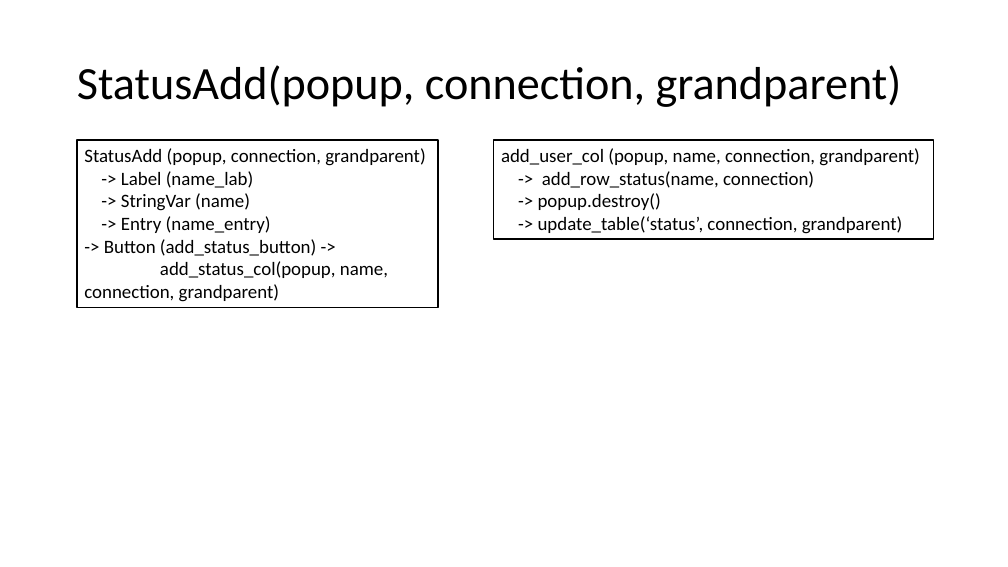
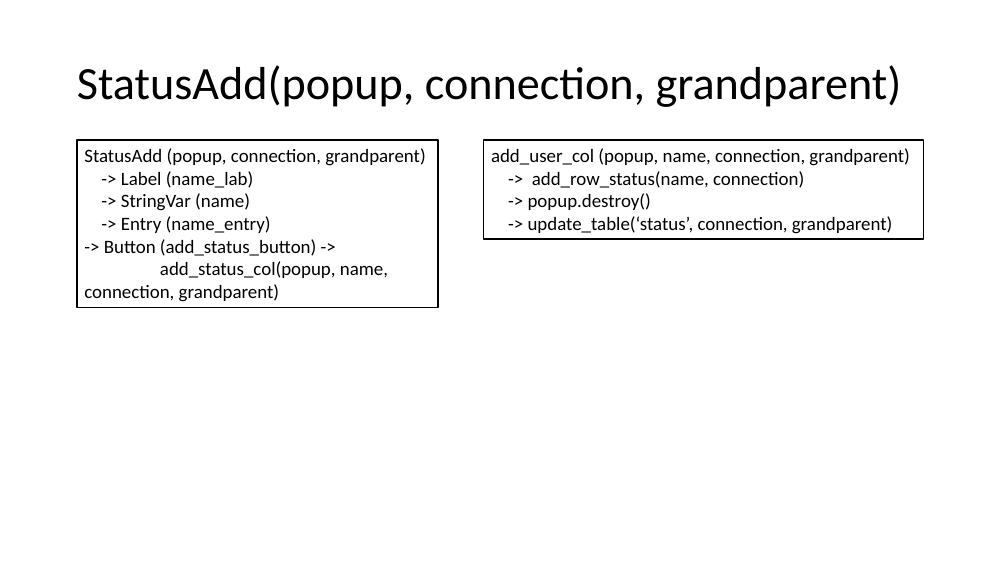
Before and after one commit to jcorain/CollaSci, a slide deck: slide 12 of GUI_schema.pptx. Drawn at 1008x567 pixels with LibreOffice and Linux fonts; fonts in the diff are those of the drawing. Boxes give left, top, right and bottom in pixels: in the first picture for what was removed or moved away, otherwise in the second. Text is boxed around its words. In the diff, an @@ line names an element or a change of style, - is before the commit and + after.

```diff
--- a/GUI_schema.pptx
+++ b/GUI_schema.pptx
@@ rectangle "add_user_col (popup, name, connection, grandparent)": place and size @@
-rectangle "add_user_col (popup, name, connection, grandparent)" at [494, 140, 934, 239]
+rectangle "add_user_col (popup, name, connection, grandparent)" at [484, 140, 924, 239]
```
Also in this commit, not shown: 1 other slide changed, 3 slides added, 3 other files.
